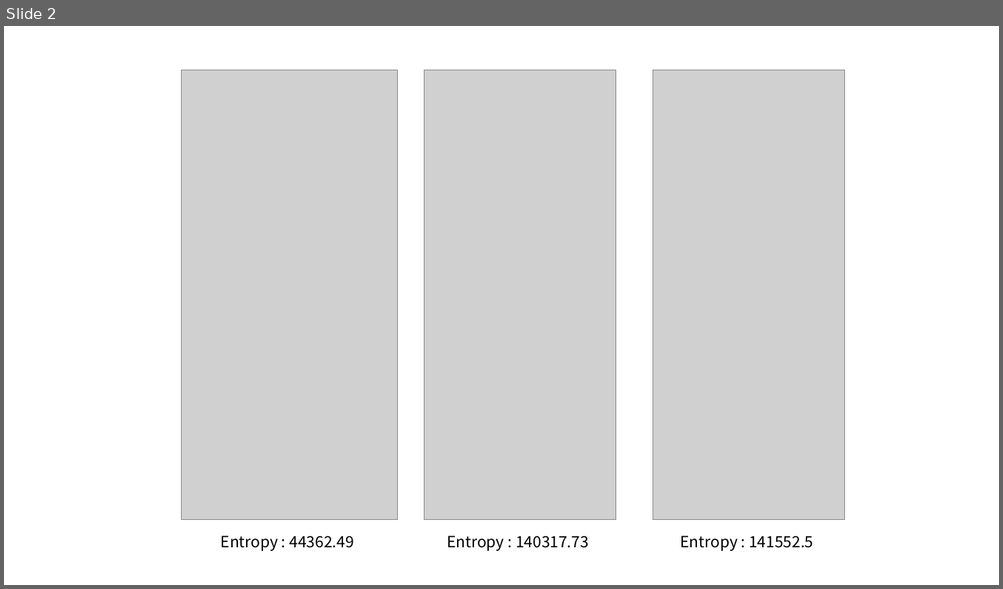
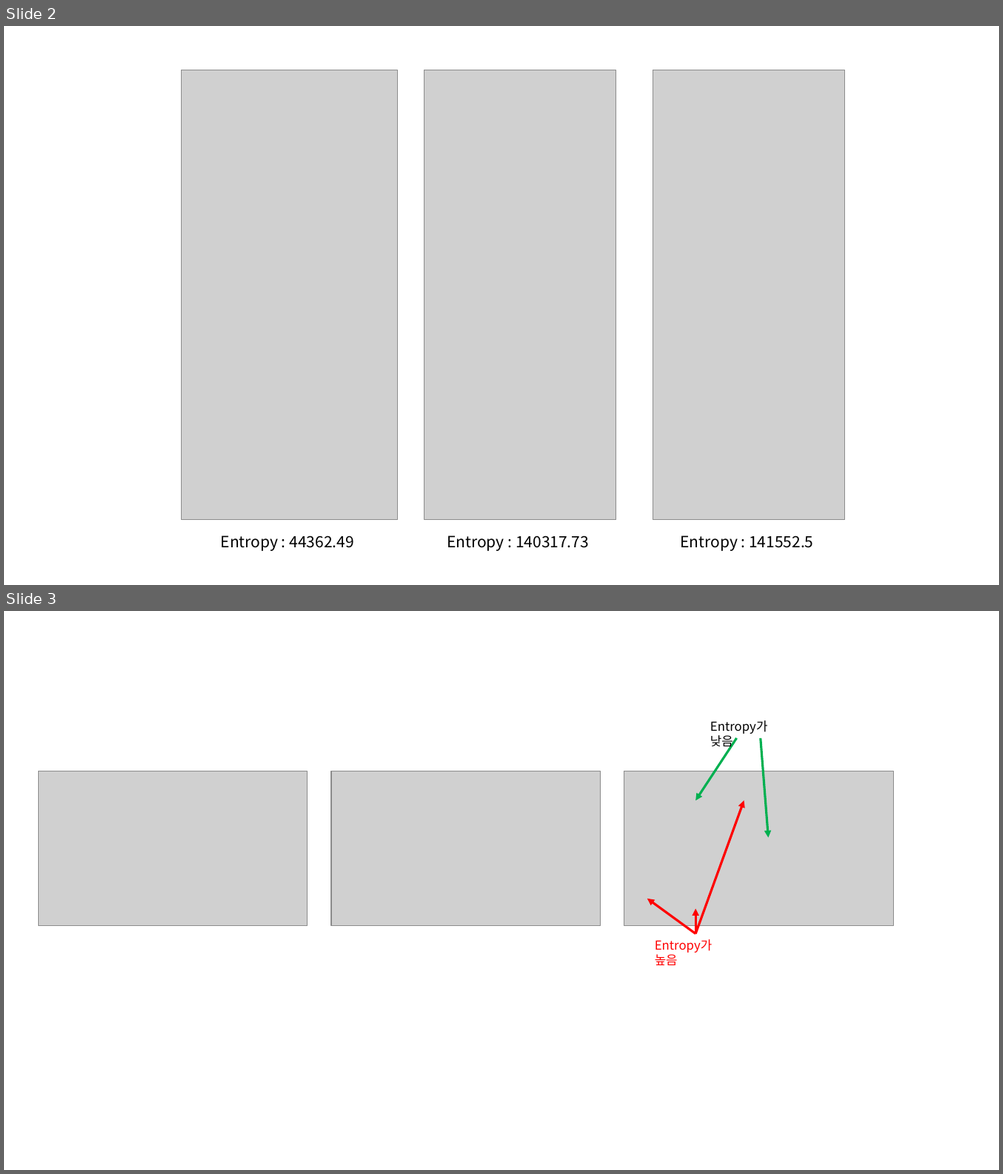
Before and after one commit to gaussian37/gaussian37.github.io, a slide deck: assets/img/vision/segmentation/entropy/entropy.pptx. Shown one above the other, each under a label of ours: slide 2 before the commit, slides 2 and 3 after it. The pictures are 1003x589 and 1003x1174 pixels, drawn with LibreOffice and Linux fonts; fonts in the diff are those of the drawing; grey boxes stand for pictures. Boxes give left, top, right and bottom in pixels: in the first picture for what was removed or moved away, otherwise in the second. Text is boxed around its words. In the diff, an @@ line names an element or a change of style, - is before the commit and + after.

```diff
--- a/assets/img/vision/segmentation/entropy/entropy.pptx
+++ b/assets/img/vision/segmentation/entropy/entropy.pptx
@@ slide 3 added at <box>4,611,999,1170</box>, background #FFFFFF @@
@@ text added at <box>710,721,768,749</box>, 12 pt, text #000000 @@
+Entropy가 낮음
@@ arrow added from (737, 738) to (696, 800), #00B050 2.25 pt @@
@@ arrow added from (760, 738) to (768, 838), #00B050 2.25 pt @@
@@ picture added at <box>38,772,307,925</box> @@
@@ picture added at <box>332,772,601,925</box> @@
@@ picture added at <box>624,772,893,925</box> @@
@@ arrow added from (696, 934) to (744, 800), #FF0000 2.25 pt @@
@@ arrow added from (696, 934) to (647, 899), #FF0000 2.25 pt @@
@@ arrow added from (696, 934) to (696, 908), #FF0000 2.25 pt @@
@@ text added at <box>654,940,712,965</box>, 12 pt, text #FF0000 @@
+Entropy가 높음
```
Also in this commit, not shown: 2 other files.
